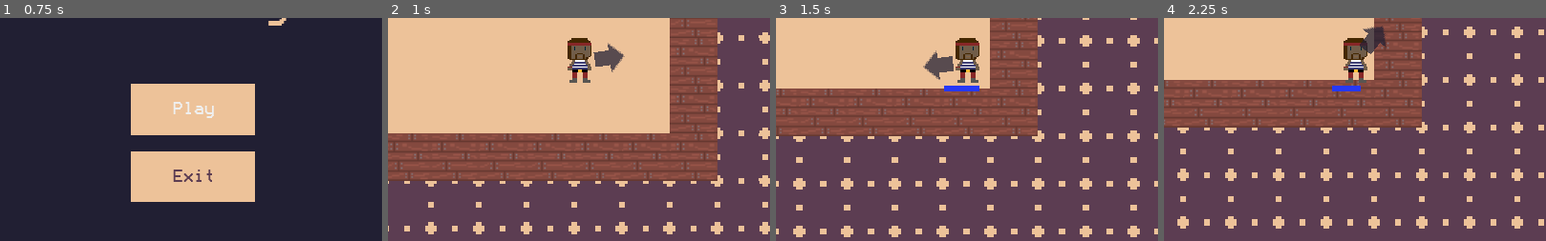
Above: before the commit, frames 1-4 (left to right).
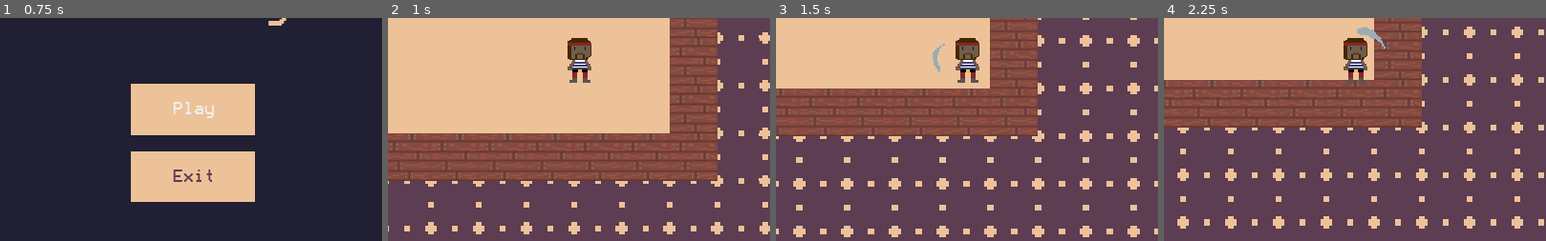
Above: after the commit, the same moments.

Repository: MichaelRRyan/Rogue-Shipwreck
Game: Godot game, scene res://Scenes/LicenceScene.tscn
Same seed, same stepped clock (60 frames per second), same inputs: the game is played once before the commit and once after it.
Inputs (mouse positions are % of the whole screen's width and height, from its top left):
- Up to frame 1 (0.75 s): tap Enter (ui_accept) at 0.5 s; move the mouse to (72, 45) at 0.52 s; press the mouse at (72, 45) at 0.53 s; hold Right (move_right) from 0.53 s (still down)
- Up to frame 2 (1 s): keep holding Right (move_right); tap Enter (ui_accept) at 0.77 s
- Up to frame 3 (1.5 s): move the mouse to (30, 55) at 1.27 s; release Right (move_right) at 1.28 s; release the mouse at (30, 55) at 1.28 s; hold Down (move_down) from 1.28 s (still down); click (30, 55) at 1.35 s
- Up to frame 4 (2.25 s): tap Enter (ui_accept) at 1.52 s; move the mouse to (60, 28) at 2.02 s; release Down (move_down) at 2.03 s; press the mouse at (60, 28) at 2.03 s; hold Right (move_right) from 2.03 s (still down)
The pictures show only the part of the screen within x 25-75%, y 40-90%; the shares and areas given below are measured in that part.

Frame 1 is identical in both runs. In frame 2, 0.5% of the frame differs, in the area x 53-62%, y 11-25%; in frame 3, 0.8%, in the area x 38-54%, y 11-33%; in frame 4, 0.8%.

Commit message:
Added sword swip animation and replaced the arrow indicator and attack cooldown bar. Fixed issue of infinite points on win

Diff:
--- a/Scenes/Player.tscn
+++ b/Scenes/Player.tscn
@@ -3,7 +3,7 @@
 [ext_resource path="res://Scripts/Player.gd" type="Script" id=1]
 [ext_resource path="res://Sprites/player.png" type="Texture" id=2]
 [ext_resource path="res://Sprites/impairment.png" type="Texture" id=3]
-[ext_resource path="res://Sprites/arrow.png" type="Texture" id=4]
+[ext_resource path="res://Sprites/attack.png" type="Texture" id=4]
 [ext_resource path="res://Scenes/HitEffect.tscn" type="PackedScene" id=5]
 
 [sub_resource type="CircleShape2D" id=1]
@@ -25,21 +25,16 @@
 [node name="CollisionShape2D" type="CollisionShape2D" parent="."]
 shape = SubResource( 1 )
 
-[node name="Arrow" type="Sprite" parent="."]
+[node name="Attack" type="Sprite" parent="."]
+visible = false
 texture = ExtResource( 4 )
+offset = Vector2( 9, 0 )
+hframes = 5
 
-[node name="AttackArea" type="Area2D" parent="Arrow"]
+[node name="AttackArea" type="Area2D" parent="Attack"]
 
-[node name="CollisionShape2D2" type="CollisionShape2D" parent="Arrow/AttackArea"]
+[node name="CollisionShape2D2" type="CollisionShape2D" parent="Attack/AttackArea"]
 position = Vector2( 12, 0 )
 shape = SubResource( 2 )
 
-[node name="CooldownBar" type="ColorRect" parent="."]
-visible = false
-margin_left = -16.0
-margin_top = 16.0
-margin_right = 16.0
-margin_bottom = 20.0
-color = Color( 0.152941, 0.223529, 0.972549, 1 )
-
 [node name="HitEffect" parent="." instance=ExtResource( 5 )]
--- a/Scripts/Game.gd
+++ b/Scripts/Game.gd
@@ -131,18 +131,19 @@
 	return Vector2((x + 0.5) * TILE_SIZE, (y + 0.5) * TILE_SIZE)
 
 func _on_Player_reached_stairs():
-	level_num += 1
-	player.score += 20
+	if !game_paused:
+		level_num += 1
+		player.score += 20
 
-	if level_num < LEVEL_SIZES.size():
-		next_level()
-	else:
-		player.score += 1000
-		$CanvasLayer/EndScreen.visible = true
-		$CanvasLayer/EndScreen/Score.text = "Score: " + str(player.score)
-		$CanvasLayer/EndScreen/StatusText.text = "You Won!"
-		$CanvasLayer/EndScreen/Button.grab_focus()
-		game_paused = true
+		if level_num < LEVEL_SIZES.size():
+			next_level()
+		else:
+			player.score += 1000
+			$CanvasLayer/EndScreen.visible = true
+			$CanvasLayer/EndScreen/Score.text = "Score: " + str(player.score)
+			$CanvasLayer/EndScreen/StatusText.text = "You Won!"
+			$CanvasLayer/EndScreen/Button.grab_focus()
+			game_paused = true
 
 func restart_game():
 	level_num = 0
--- a/Scripts/Player.gd
+++ b/Scripts/Player.gd
@@ -62,10 +62,9 @@
 
 		elif attack_cooldown == 0:
 			attack_cooldown = SWORD_COOLDOWN
-			$CooldownBar.rect_size.x = TILE_SIZE * attack_cooldown / SWORD_COOLDOWN
-			$CooldownBar.visible = true
+			$Attack.visible = true
 
-			var overlapping_bodies = $Arrow/AttackArea.get_overlapping_bodies()
+			var overlapping_bodies = $Attack/AttackArea.get_overlapping_bodies()
 			if overlapping_bodies:
 				for body in overlapping_bodies:
 					if body != self:
@@ -77,10 +76,10 @@
 
 	if attack_cooldown > 0:
 		attack_cooldown -= delta
-		$CooldownBar.rect_size.x = TILE_SIZE * attack_cooldown / SWORD_COOLDOWN
+		$Attack.frame = int($Attack.hframes * (1 - attack_cooldown / SWORD_COOLDOWN))
 		if attack_cooldown < 0:
 			attack_cooldown = 0
-			$CooldownBar.visible = false
+			$Attack.visible = false
 
 	var speed = 150
 	var velocity = Vector2.ZERO
@@ -101,7 +100,7 @@
 
 		emit_signal("moved")
 
-	$Arrow.look_at(get_global_mouse_position())
+	$Attack.look_at(get_global_mouse_position())
 
 	if impaired_turns > 0:
 		impaired_turns -= delta
Binary file added: Sprites/attack.png
Not shown, added: Sprites/attack.png.import
